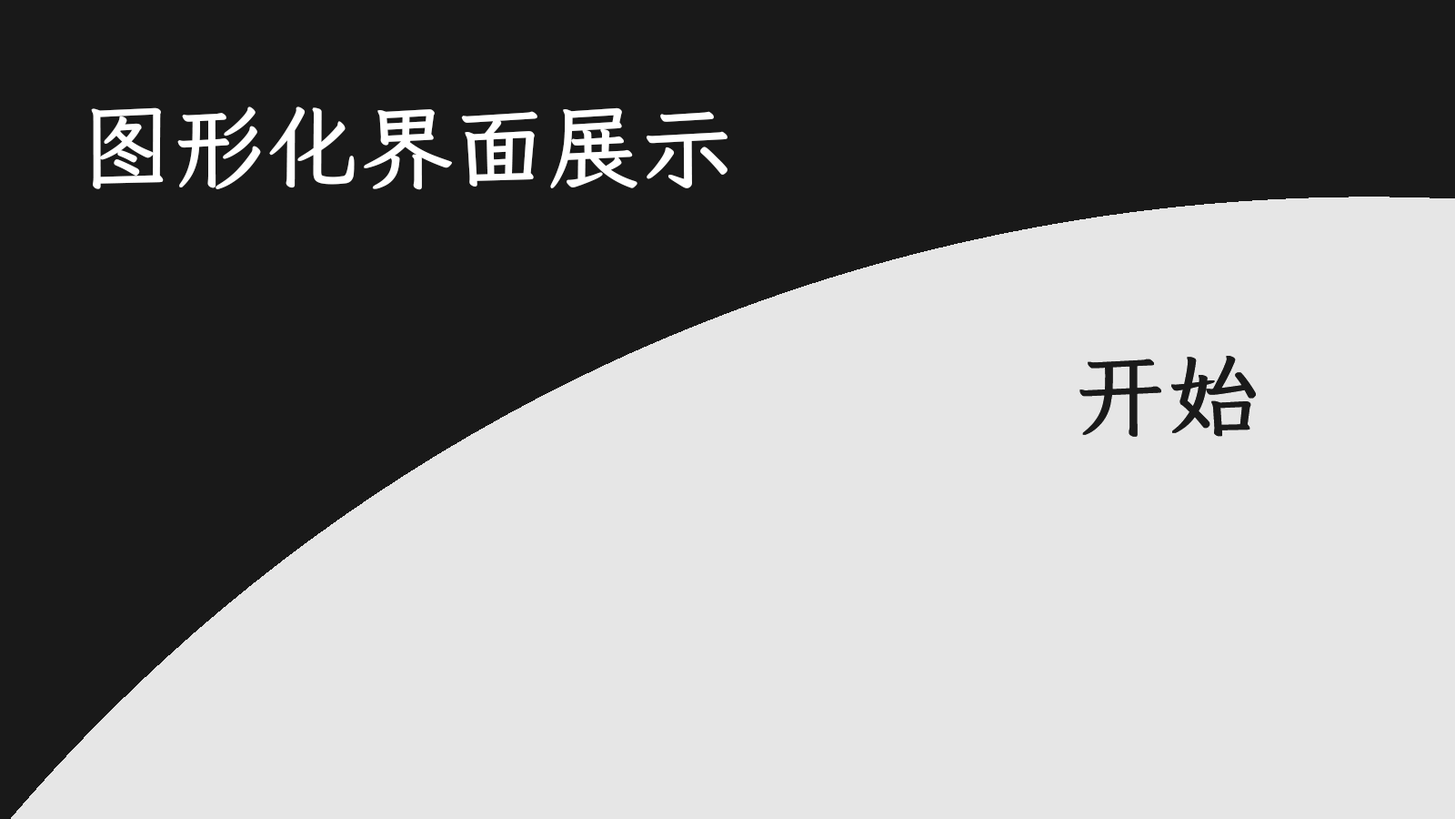
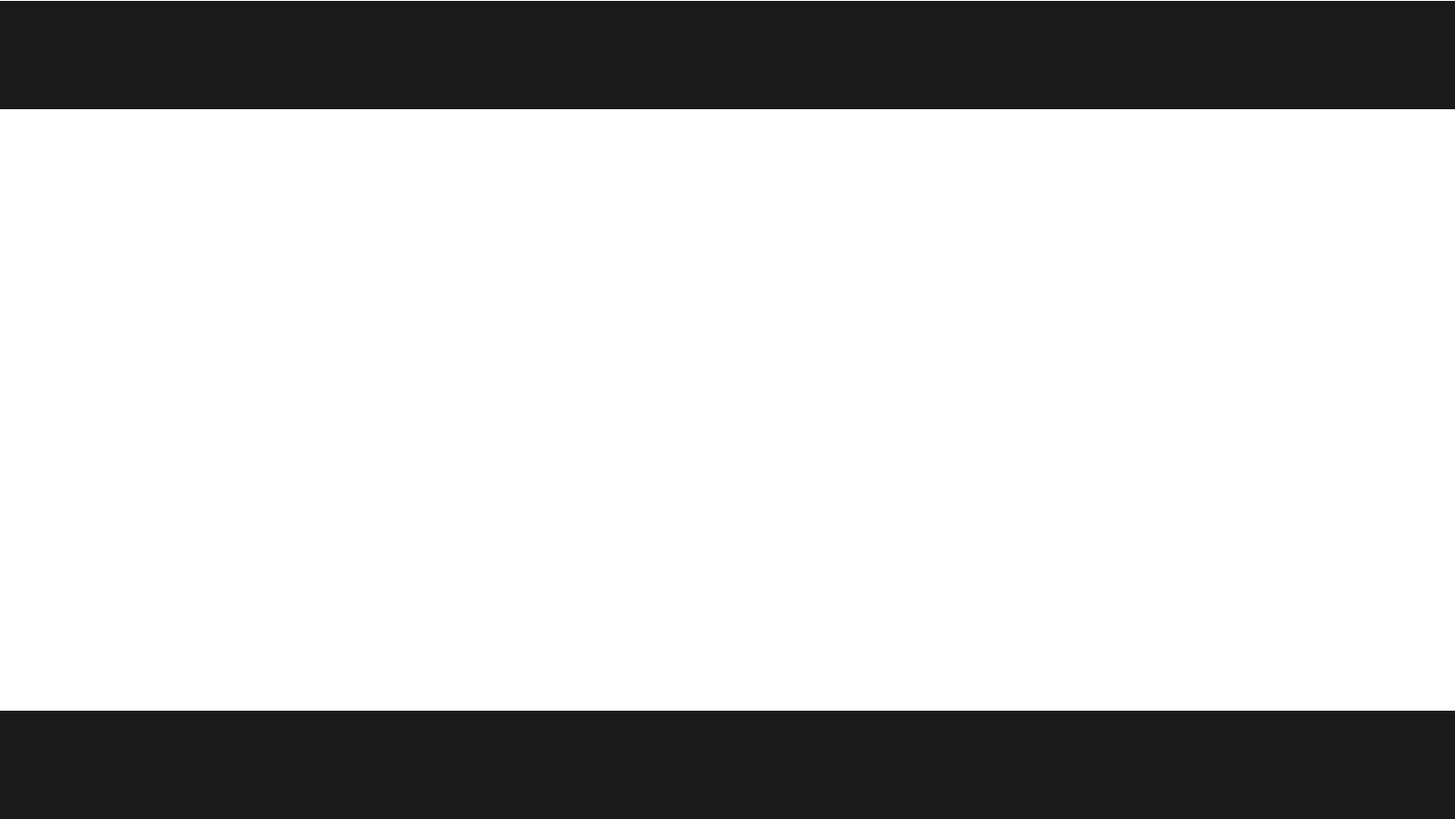
Two versions of the same layered image (w=1455, h=819). Layer-by-layer changes:
added layer "图层 7" above "图形化界面展示 拷贝" over (x1=0, y1=106, x2=1455, y2=819)
hid "图形化界面展示" (2nd of 2) over (x1=90, y1=106, x2=728, y2=191)
hid "开始 拷贝" over (x1=1079, y1=355, x2=1257, y2=437)
hid "开始" over (x1=1079, y1=355, x2=1257, y2=437)
hid "图层 5" over (x1=10, y1=196, x2=1455, y2=819)
hid "背景" over (x1=0, y1=0, x2=1455, y2=819)
